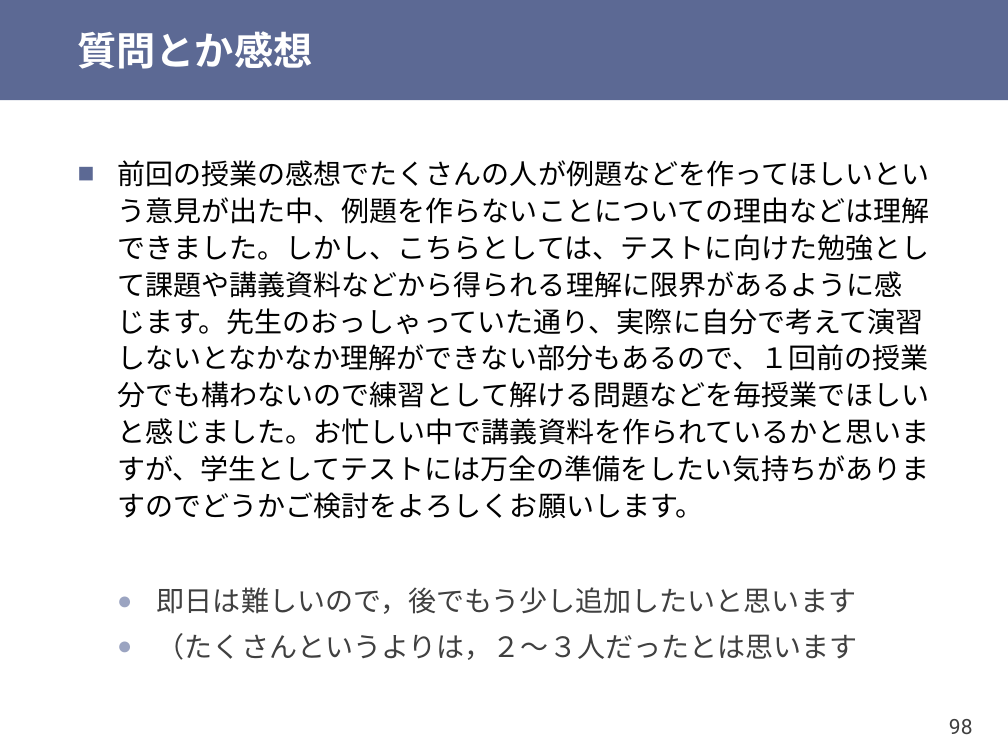
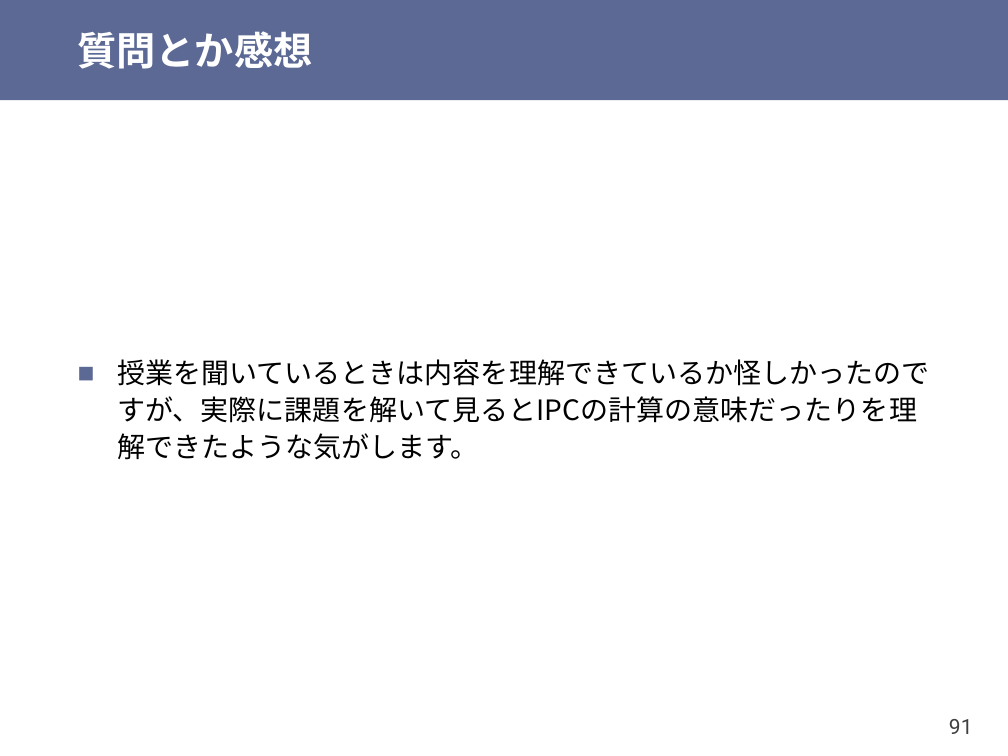
Before and after one commit to shioyadan/otya-computer-architecture-i, a slide deck: slide 91 of cai-shioya-09.pptx (slide 98 before the commit). Drawn at 1008x756 pixels with LibreOffice and Linux fonts; fonts in the diff are those of the drawing. Boxes give left, top, right and bottom in pixels: in the first picture for what was removed or moved away, otherwise in the second. Text is boxed around its words. In the diff, an @@ line names an element or a change of style, - is before the commit and + after.

```diff
--- a/cai-shioya-09.pptx
+++ b/cai-shioya-09.pptx
@@ text at (x1=117, y1=359, x2=929, y2=460): text changed @@
-■ 前回の授業の感想でたくさんの人が例題などを作ってほしいという意見が出た中、例題を作らないことについての理由などは理解できました。しかし、こちらとしては、テストに向けた勉強として課題や講義資料などから得られる理解に限界があるように感じます。先生のおっしゃっていた通り、実際に自分で考えて演習しないとなかなか理解ができない部分もあるので、１回前の授業分でも構わないので練習として解ける問題などを毎授業でほしいと感じました。お忙しい中で講義資料を作られているかと思いますが、学生としてテストには万全の準備をしたい気持ちがありますのでどうかご検討をよろしくお願いします。
-  ● 即日は難しいので，後でもう少し追加したいと思います
-  ● （たくさんというよりは，２～３人だったとは思います
+■ 授業を聞いているときは内容を理解できているか怪しかったのですが、実際に課題を解いて見るとIPCの計算の意味だったりを理解できたような気がします。
@@ page number at (x1=949, y1=719, x2=973, y2=734): text changed @@
-98
+91
```
Also in this commit, not shown: 22 other slides changed, 1 slide added, 9 slides removed, 1 other file.
